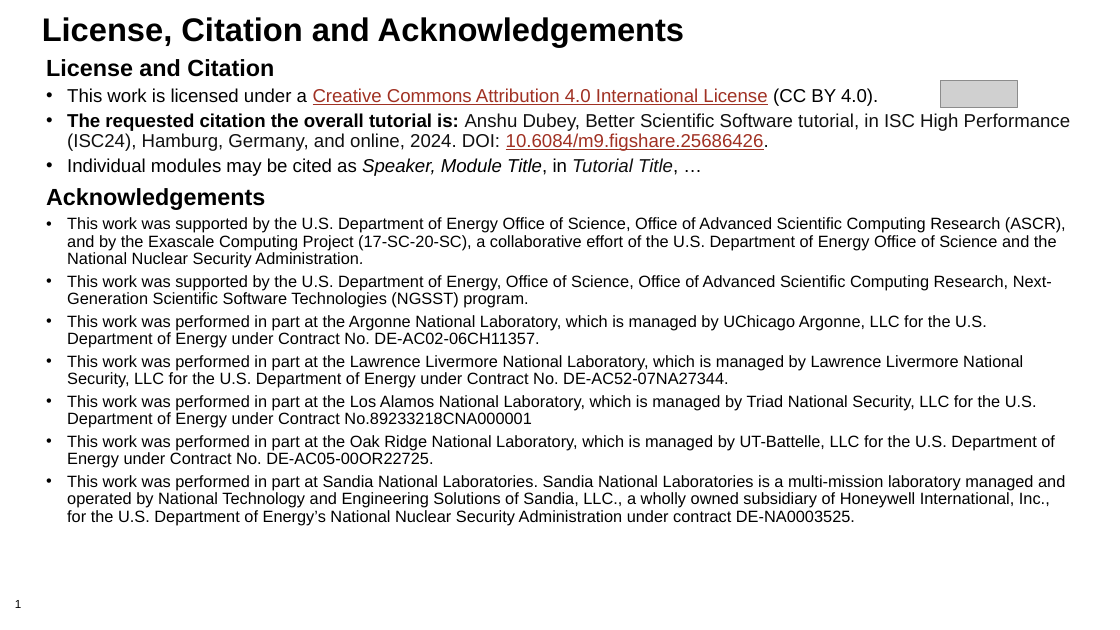
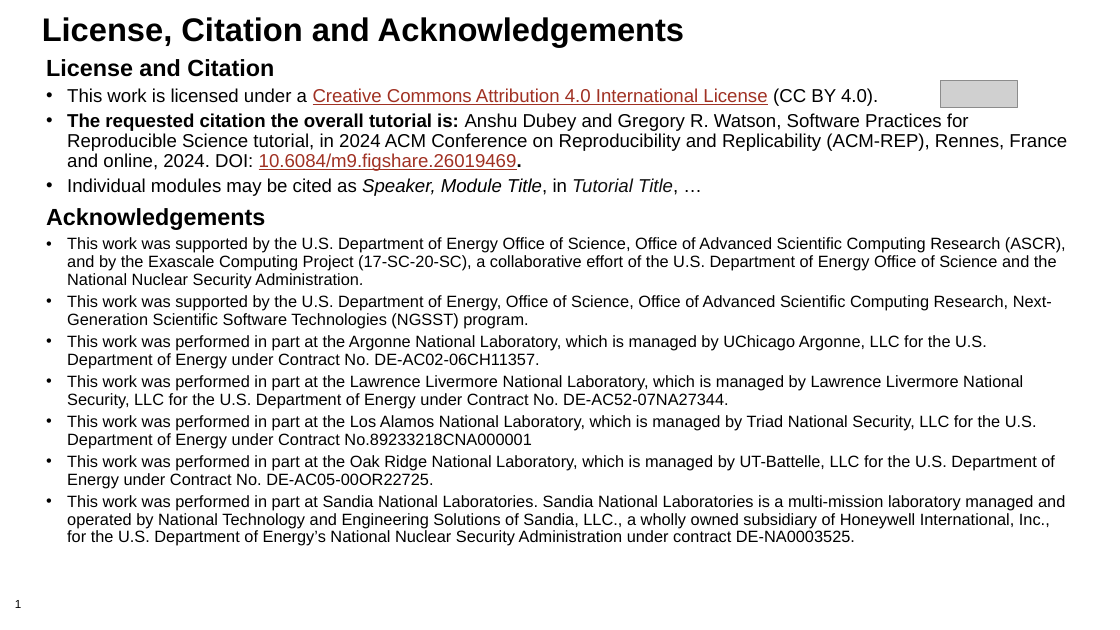
Before and after one commit to bssw-tutorial/presentations, a slide deck: slide 1 of license-master.pptx. Drawn at 1120x630 pixels with LibreOffice and Linux fonts; fonts in the diff are those of the drawing; grey boxes stand for pictures; background and template pictures are left out. Boxes give left, top, right and bottom in pixels: in the first picture for what was removed or moved away, otherwise in the second. Text is boxed around its words. In the diff, an @@ line names an element or a change of style, - is before the commit and + after.

Commit message:
Begin preparing for ACM-REP tutorial

```diff
--- a/license-master.pptx
+++ b/license-master.pptx
@@ text at <box>67,113,1067,171</box>: text changed; text colour #111111 to #000000 @@
-• The requested citation the overall tutorial is: Anshu Dubey, Better Scientific Software tutorial, in ISC High Performance (ISC24), Hamburg, Germany, and online, 2024. DOI: 10.6084/m9.figshare.25686426.
+• The requested citation the overall tutorial is: Anshu Dubey and Gregory R. Watson, Software Practices for Reproducible Science tutorial, in 2024 ACM Conference on Reproducibility and Replicability (ACM-REP), Rennes, France and online, 2024. DOI: 10.6084/m9.figshare.26019469.
```
Also in this commit, not shown: 1 other file.
